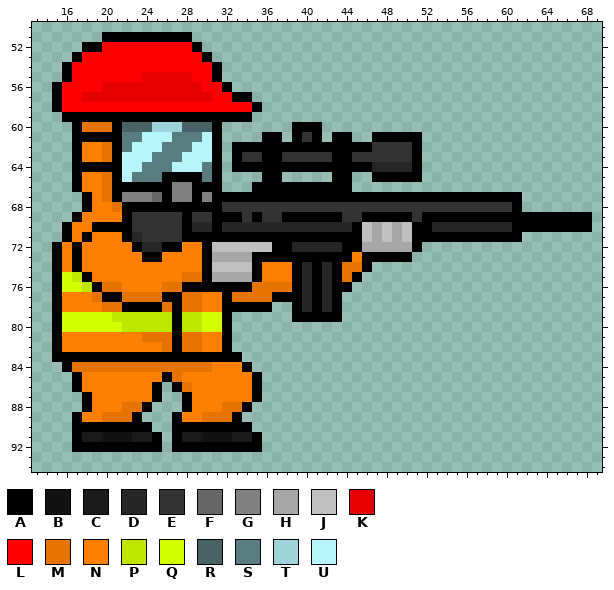
A sprite sheet gets an edit: Zombi Slayers/Assets/Resources/Arts/Player Characters/derrick_animation_frames/derrick_jumpstate.png. The picture above was drawn from the file before the commit.
The file is 384x384 pixels, drawn in blocks of 4x4; one block is one cell here. Shown: x 13..69, y 50..94.
Palette (. is transparent): A #000000  B #121212  C #1a1a1a  D #262626  E #333333  F #666666  G #808080  H #a6a6a6  J #bfbfbf  K #e60000  L #ff0000  M #e67300  N #ff8000  P #bfe600  Q #d4ff00  R #476366  S #597c80  T #9cd4d9  U #b5f5fb
Pixels before, first column x 15:
51 .....AAAAAAAAA........................................
52 ...AALLLLLLLLLA.......................................
53 ..ALLLLLLLLLLLLA......................................
54 .ALLLLLLLLLLLLLLA.....................................
55 .ALLLLLLLKKKKKLLA.....................................
56 ALLLLKKKKKKKKKKLLA....................................
57 ALLKKKKKKKKKKKKKLLAA..................................
58 ALLLLLLLLLLLLLLLLLLLA.................................
59 .AAAAAAAAAAAAAAAAAAA..................................
60 ..AMMMARRRTTTRRRA.......AAA...........................
61 ..AAAAASSUUUSSSUA....AA.AEA.AA..AAAAA.................
62 ..ANNMASUUUSSSUUA.AAAAAAAAAAAAAAEEEEA.................
63 ..ANNMAUUUSSSUUUA.AEEAAEEEEEAAEEEEEEA.................
64 ..AAAAAUUSSSUUUSA.AAAAAAAAAAAAAADDDDA.................
65 ..ANNMAUSSSAAAASA....AA.....AA..AAAAA.................
66 ..ANNMAAAAAAGGAAA...AAAAAAAAAA........................
67 ...ANMAGGGFAGGAGAAAAAAAAAAAAAAAAAAAAAAAAAAAAAAA.......
68 ...ANNMAAAAAAAAAAEEEEEEEEEEEEEEEEEEEEEEEEEEEEEA.......
69 ..ANNNNAEEEEEAEEAAAEAEEAAAAAAEEAAAAAEAAAAAAAAAAAAAAAAA
70 .ANNAAAAEEEEEADDADDDDDDDDDDDDDAJHJHJAADDDDDDDDAAAAAAAA
71 .ANANNNADEEEEAAAAAAAAAAAAAAAAAAJHJHJAAAAAAAAAAA.......
72 ANANNNNNADDAANNAJJJJJJAADDDDDAAHHHHHA.................
73 ANANNNNNNAANNNNAHHHHAAAAAAAAAANAAAAA..................
74 ANANNNNNNNNNNNNAJJJJANNNADADAMMA......................
75 AQPANNNNNNNNNMMAHHHHANNNADADAMA.......................
76 AQQPAMMNNNNMMAAAAAAAMMMMADADAA........................
77 ANNNMAAMMMMAAMMNNAMMMMAAADADA.........................
78 ANNNNMMAAAAMAMMNNAAAAA..ADADA.........................
79 AQQQQQPPPPPPAPPQQA......AAAAA.........................
80 AQQQQQQPPPPPAPPQQA....................................
81 ANNNNNNNNMMMAMMNNA....................................
82 ANNNNNNNNNNMAMMNNA....................................
83 AAAAAAAAAAAAAAAAAAA...................................
84 .AMMMMMMMMMMMMMMNNNA..................................
85 ..ANNNNNNNNAMNNNNNNNA.................................
86 ..ANNNNNNNA.AMNNNNNNA.................................
87 ...ANNNNNNA..ANNNNNNA.................................
88 ...ANNNMMA...ANNNMMA..................................
89 ..ANNMMMA...ANNMMMA...................................
90 ..AAAAAAAA..AAAAAAAA..................................
91 ..ACCBBBCCA.ACCBBBCCA.................................
92 ..AAAAAAAAA.AAAAAAAAA.................................
Now the later version:
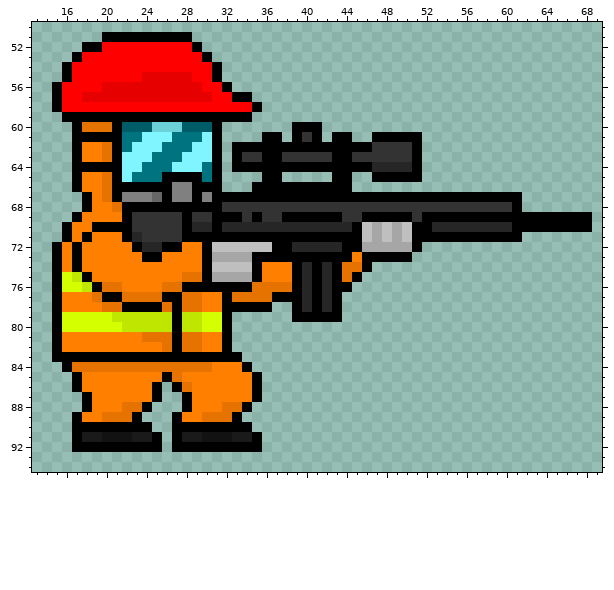
Edits made:
colour R: #476366 -> #005c66
colour S: #597c80 -> #007380
colour T: #9cd4d9 -> #6cd0d9
colour U: #b5f5fb -> #80f4ff
